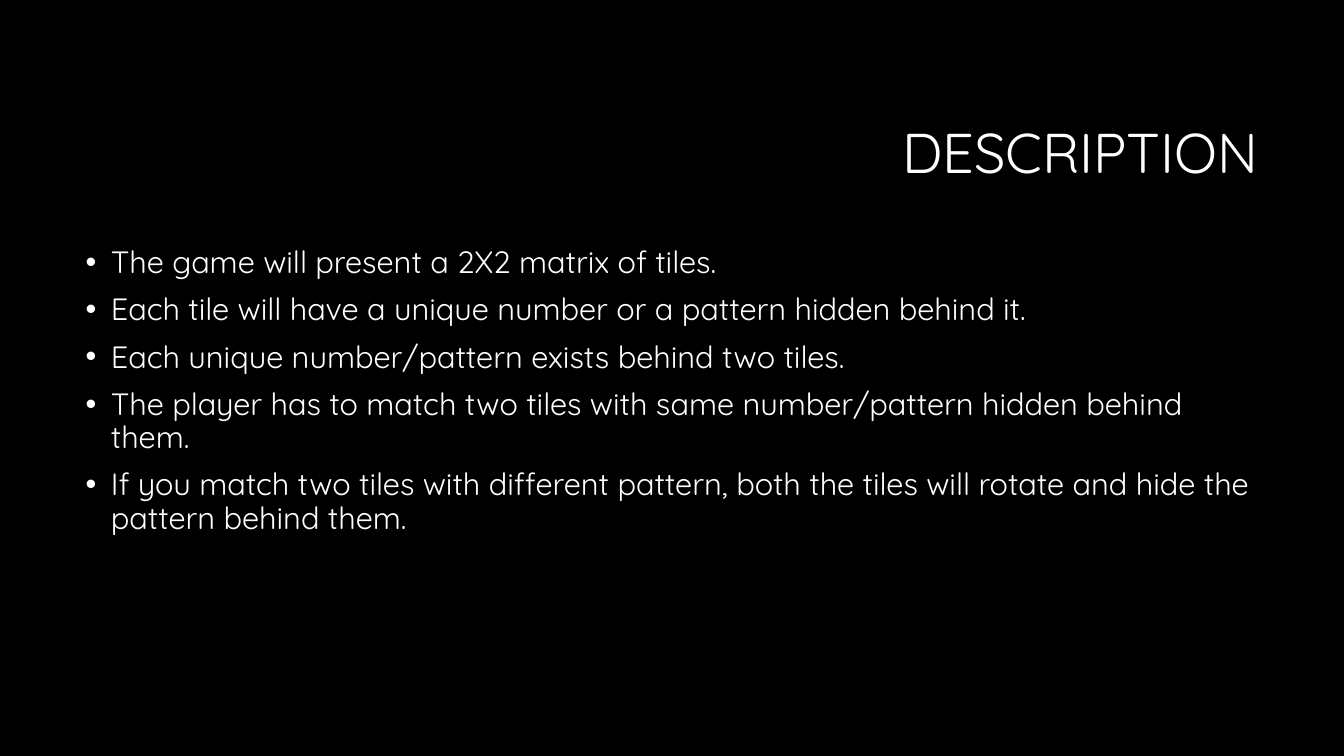
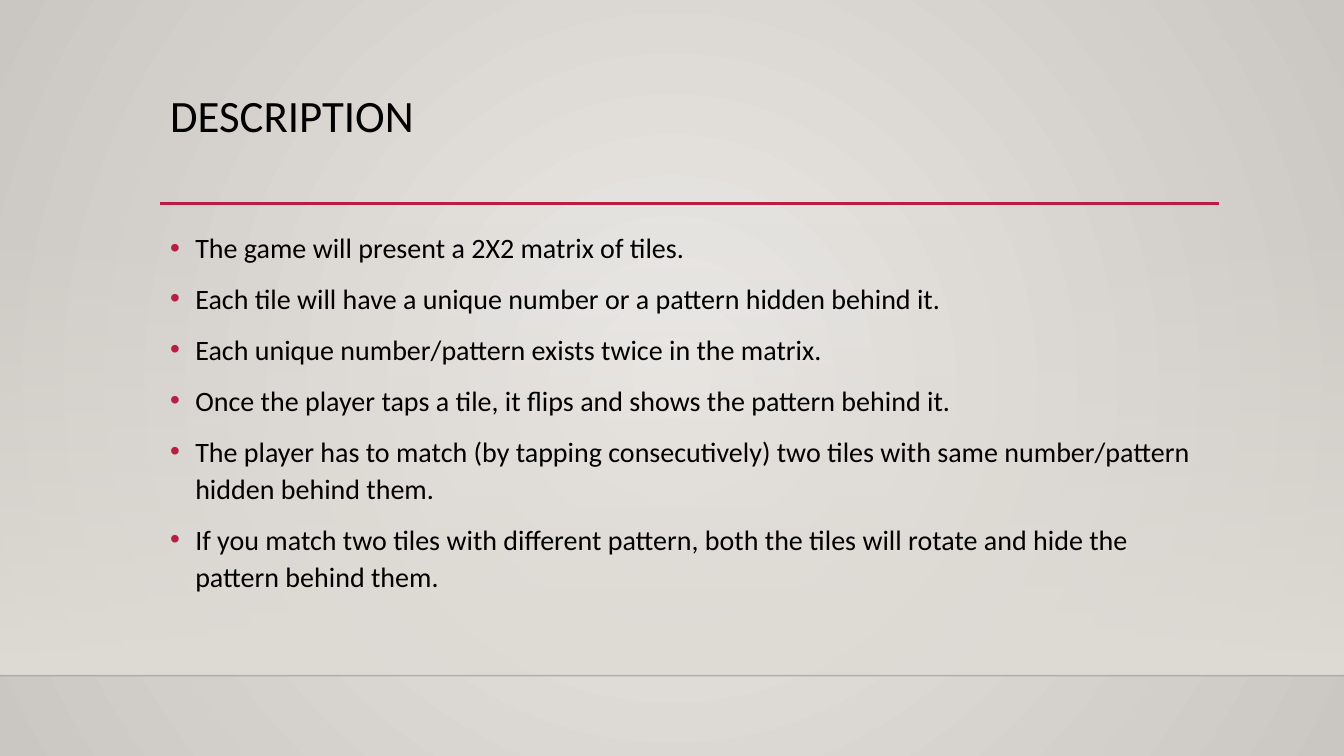
Before and after one commit to saurabhkpathak/CS7059-Tiles, a slide deck: slide 2 of Tiles - Presentation 1.pptx. Drawn at 1344x756 pixels with LibreOffice and Linux fonts; fonts in the diff are those of the drawing; background and template pictures are left out. Boxes give left, top, right and bottom in pixels: in the first picture for what was removed or moved away, otherwise in the second. Text is boxed around its words. In the diff, an @@ line names an element or a change of style, - is before the commit and + after.

```diff
--- a/Tiles - Presentation 1.pptx
+++ b/Tiles - Presentation 1.pptx
@@ background #000000 to gradient #ECEAE7 to #CAC7C1 @@
@@ title "DESCRIPTION": place and size @@
-title "DESCRIPTION" at box(902, 133, 1258, 174)
+title "DESCRIPTION" at box(170, 103, 414, 133)
@@ title "DESCRIPTION" at box(170, 103, 414, 133): size 40 to 32 pt, font Quicksand to Calibri, text colour #FFFFFF to #000000; alignment right to left; vertical alignment middle to top @@
@@ line added from (160, 204) to (1220, 204), #B71E42 2.5 pt @@
@@ rectangle added at box(0, 223, 1344, 676), fill gradient #DFDBD5 @@
@@ text "The game will present a ...": place and size @@
-text "The game will present a ..." at box(111, 250, 1249, 535)
+text "The game will present a ..." at box(195, 238, 1189, 592)
@@ text at box(195, 238, 1127, 592): size 22 to 20 pt, font Quicksand to Calibri, text colour #FFFFFF to #000000 in "The game will present a 2X2 matrix ...", "Each tile will have a unique number ...", "If you match two tiles with different ..."; line spacing 0.9 to 1.1 @@
@@ text at box(195, 340, 1189, 499): text changed; size 22 to 20 pt; font Quicksand to Calibri; text colour #FFFFFF to #000000 @@
-• Each unique number/pattern exists behind two tiles.
-• The player has to match two tiles with same number/pattern hidden behind them.
+• Each unique number/pattern exists twice in the matrix.
+• Once the player taps a tile, it flips and shows the pattern behind it.
+• The player has to match (by tapping consecutively) two tiles with same number/pattern hidden behind them.
@@ line added from (0, 676) to (1344, 676), #000001 1 pt @@
```
Also in this commit, not shown: 1 other slide changed, 8 slides added, 1 slide removed.
